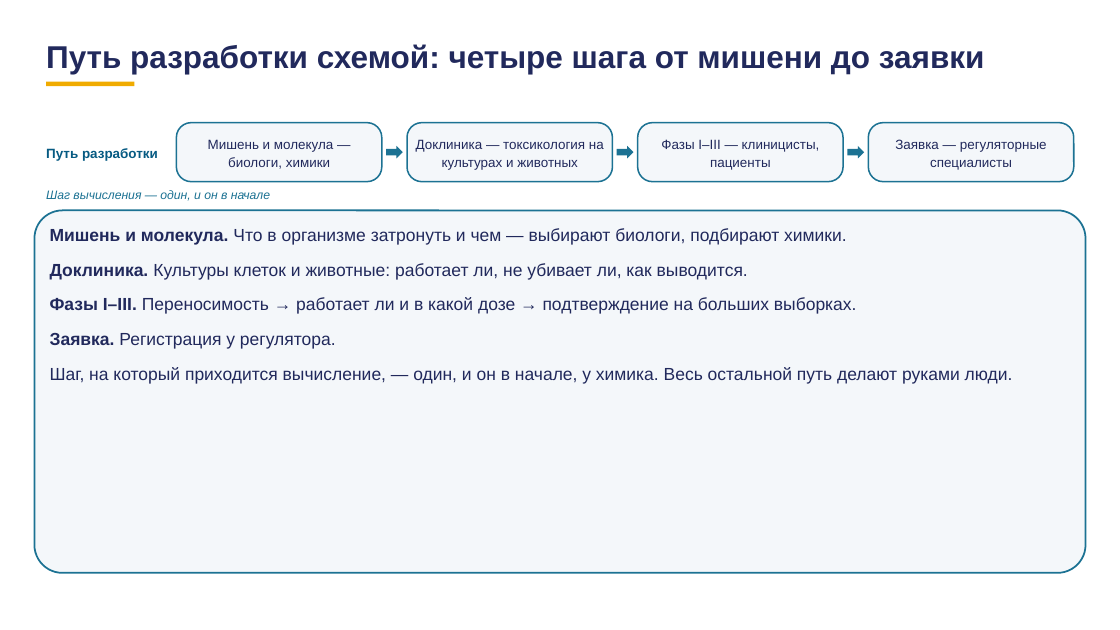
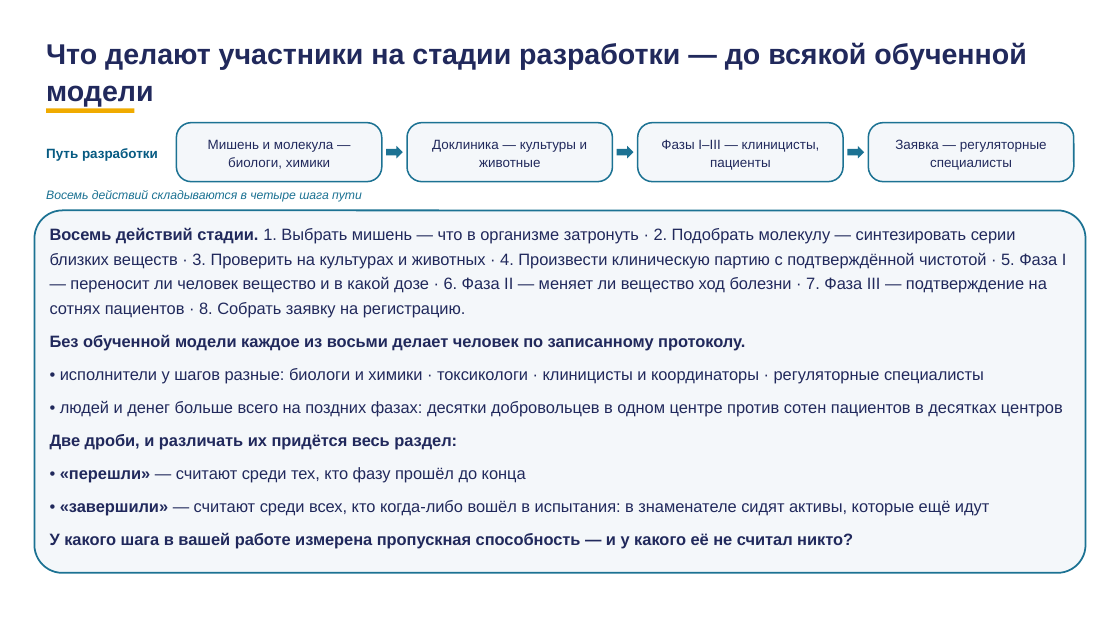
Before and after one commit to tellina-study/AI-usage-lessons, a slide deck: slide 85 of library/lectures/lec-07/rework/deck/lec-07-karkas.pptx (slide 78 before the commit). Drawn at 1120x630 pixels with LibreOffice and Linux fonts; fonts in the diff are those of the drawing. Boxes give left, top, right and bottom in pixels: in the first picture for what was removed or moved away, otherwise in the second. Text is boxed around its words. In the diff, an @@ line names an element or a change of style, - is before the commit and + after.

```diff
--- a/library/lectures/lec-07/rework/deck/lec-07-karkas.pptx
+++ b/library/lectures/lec-07/rework/deck/lec-07-karkas.pptx
@@ text at (46, 42, 1026, 107): text changed; size 27 to 24.5 pt @@
-Путь разработки схемой: четыре шага от мишени до заявки
+Что делают участники на стадии разработки — до всякой обученной модели
@@ rectangle: place and size @@
-rectangle at (46, 82, 134, 87)
+rectangle at (46, 108, 134, 113)
@@ text at (432, 139, 587, 167): text changed @@
-Доклиника — токсикология на культурах и животных
+Доклиника — культуры и животные
@@ text at (46, 190, 362, 202): text changed @@
-Шаг вычисления — один, и он в начале
+Восемь действий складываются в четыре шага пути
@@ text at (50, 227, 1067, 549): text changed; size 15 to 14.1 pt @@
-Мишень и молекула. Что в организме затронуть и чем — выбирают биологи, подбирают химики.
-Доклиника. Культуры клеток и животные: работает ли, не убивает ли, как выводится.
-Фазы I–III. Переносимость → работает ли и в какой дозе → подтверждение на больших выборках.
-Заявка. Регистрация у регулятора.
-Шаг, на который приходится вычисление, — один, и он в начале, у химика. Весь остальной путь делают руками люди.
+Восемь действий стадии. 1. Выбрать мишень — что в организме затронуть · 2. Подобрать молекулу — синтезировать серии близких веществ · 3. Проверить на культурах и животных · 4. Произвести клиническую партию с подтверждённой чистотой · 5. Фаза I — переносит ли человек вещество и в какой дозе · 6. Фаза II — меняет ли вещество ход болезни · 7. Фаза III — подтверждение на сотнях пациентов · 8. Собрать заявку на регистрацию.
+Без обученной модели каждое из восьми делает человек по записанному протоколу.
+• исполнители у шагов разные: биологи и химики · токсикологи · клиницисты и координаторы · регуляторные специалисты
+• людей и денег больше всего на поздних фазах: десятки добровольцев в одном центре против сотен пациентов в десятках центров
+Две дроби, и различать их придётся весь раздел:
+• «перешли» — считают среди тех, кто фазу прошёл до конца
+• «завершили» — считают среди всех, кто когда-либо вошёл в испытания: в знаменателе сидят активы, которые ещё идут
+У какого шага в вашей работе измерена пропускная способность — и у какого её не считал никто?
```
Also in this commit, not shown: 63 other slides changed, 38 slides added, 26 slides removed, 3 other files.
